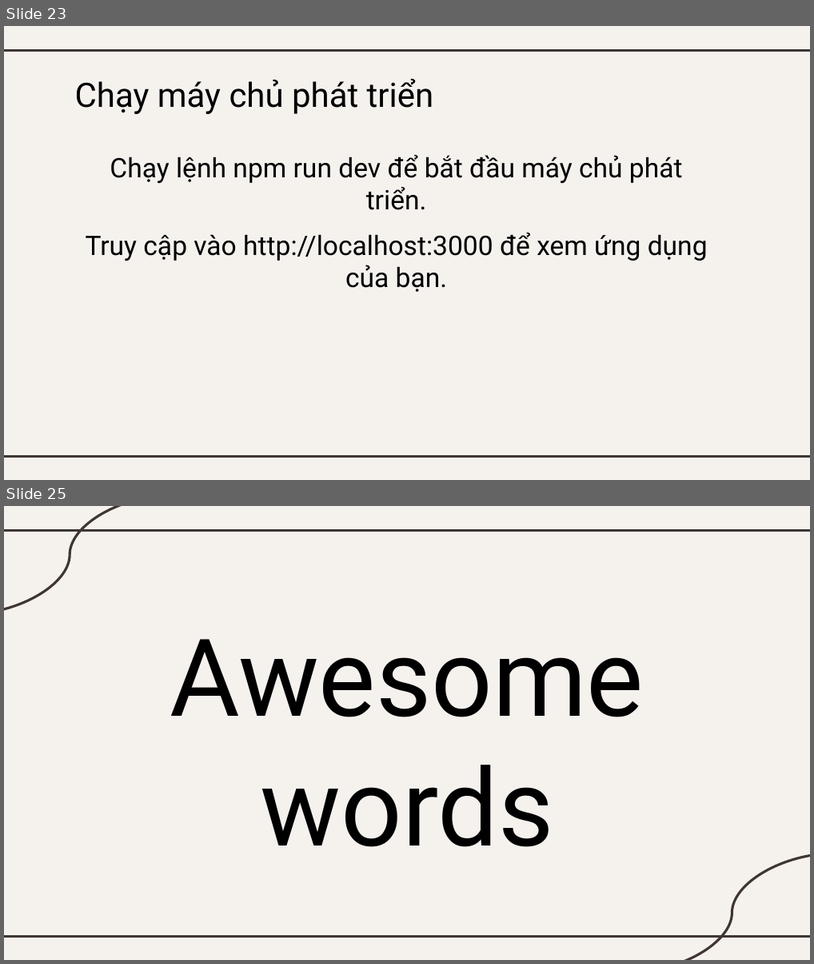
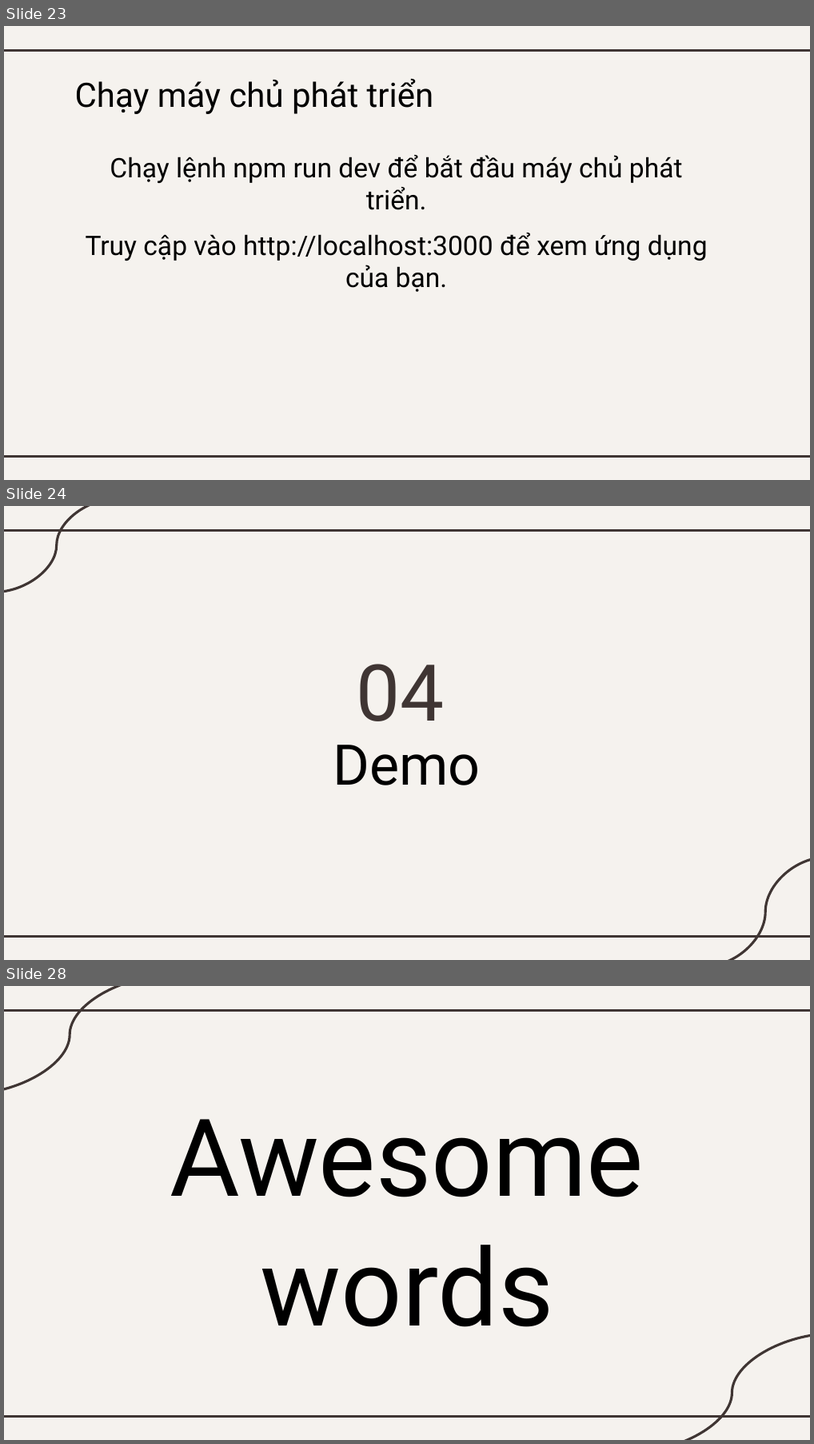
Before and after one commit to SilasUIT/Group2-WebFinalProject, a slide deck: Midterm-Seminar/Seminar_NextJS.pptx. Shown one above the other, each under a label of ours: slides 23 and 25 before the commit, slides 23, 24 and 28 after it; the slides between them are not shown. The pictures are 814x964 and 814x1444 pixels, drawn with LibreOffice and Linux fonts; fonts in the diff are those of the drawing. Boxes give left, top, right and bottom in pixels: in the first picture for what was removed or moved away, otherwise in the second. Text is boxed around its words. In the diff, an @@ line names an element or a change of style, - is before the commit and + after.

```diff
--- a/Midterm-Seminar/Seminar_NextJS.pptx
+++ b/Midterm-Seminar/Seminar_NextJS.pptx
@@ slide 24 added at (4, 506, 810, 960), background #F5F2EE; not listed: 2 template elements that a slide beside it also shows @@
@@ curved line added from (119, 506) to (4, 592), #3F3533 2.25 pt @@
@@ title added at (356, 664, 444, 721), 70 pt, text #3F3533 @@
+04
@@ title added at (333, 744, 480, 785), 50 pt, text #000000 @@
+Demo
@@ curved line added from (810, 856) to (705, 960), #3F3533 2.25 pt @@
@@ what was slide 25 is now slide 28 @@
```
Also in this commit, not shown: 2 slides changed, 3 other slides added, 1 slide removed, 37 other files.
